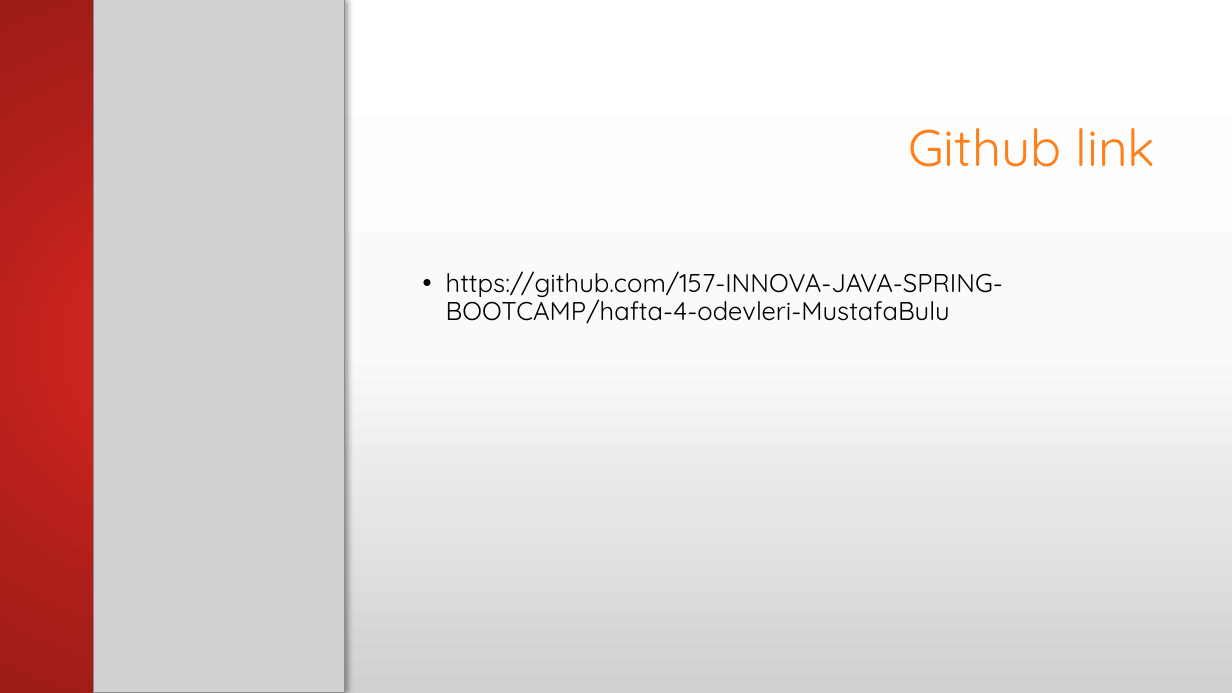
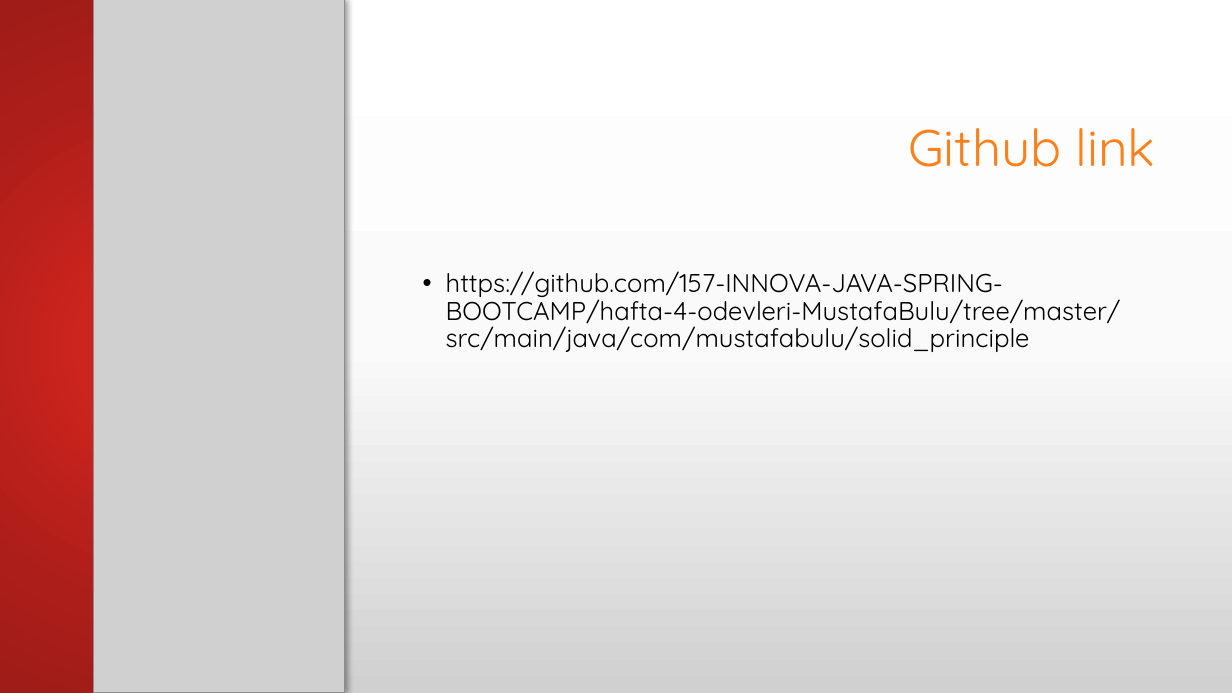
Before and after one commit to 157-INNOVA-JAVA-SPRING-BOOTCAMP/hafta-4-odevleri-MustafaBulu, a slide deck: slide 9 of solid ödevi 5.pptx. Drawn at 1232x693 pixels with LibreOffice and Linux fonts; fonts in the diff are those of the drawing; grey boxes stand for pictures; background and template pictures are left out. Boxes give left, top, right and bottom in pixels: in the first picture for what was removed or moved away, otherwise in the second. Text is boxed around its words. In the diff, an @@ line names an element or a change of style, - is before the commit and + after.

Commit message:
solidweek5slide

```diff
--- a/solid ödevi 5.pptx
+++ b/solid ödevi 5.pptx
@@ text at (x1=446, y1=271, x2=1121, y2=352): text changed @@
-• https://github.com/157-INNOVA-JAVA-SPRING-BOOTCAMP/hafta-4-odevleri-MustafaBulu
+• https://github.com/157-INNOVA-JAVA-SPRING-BOOTCAMP/hafta-4-odevleri-MustafaBulu/tree/master/src/main/java/com/mustafabulu/solid_principle
```
